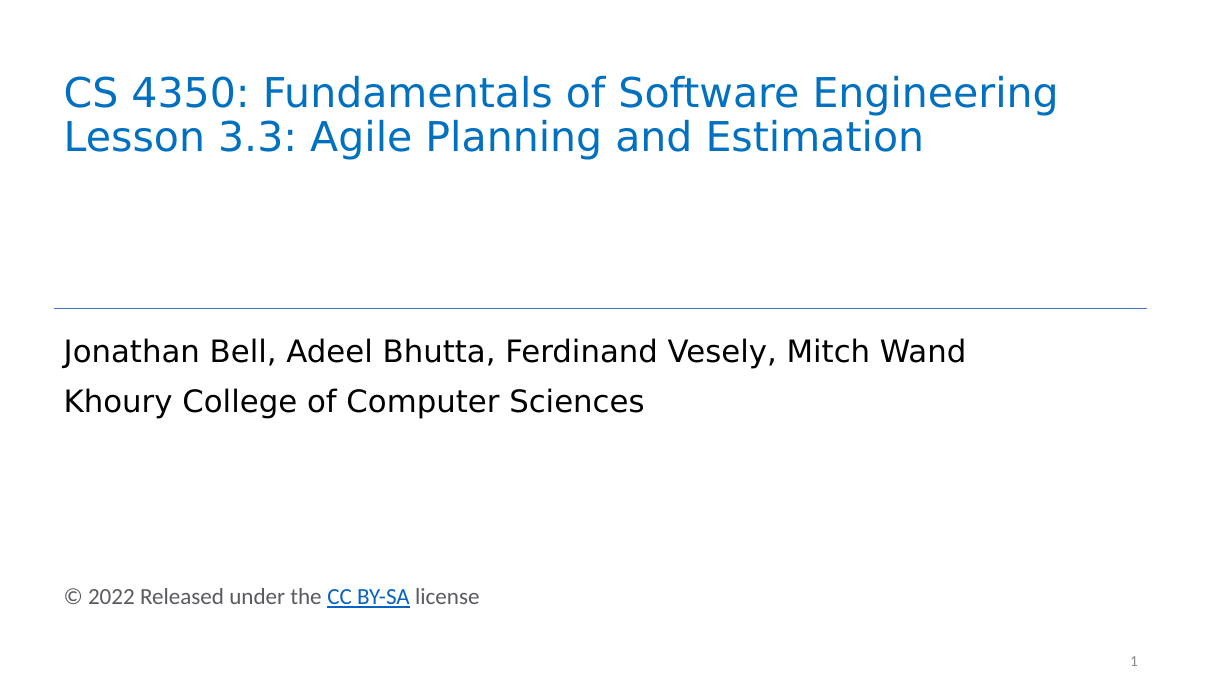
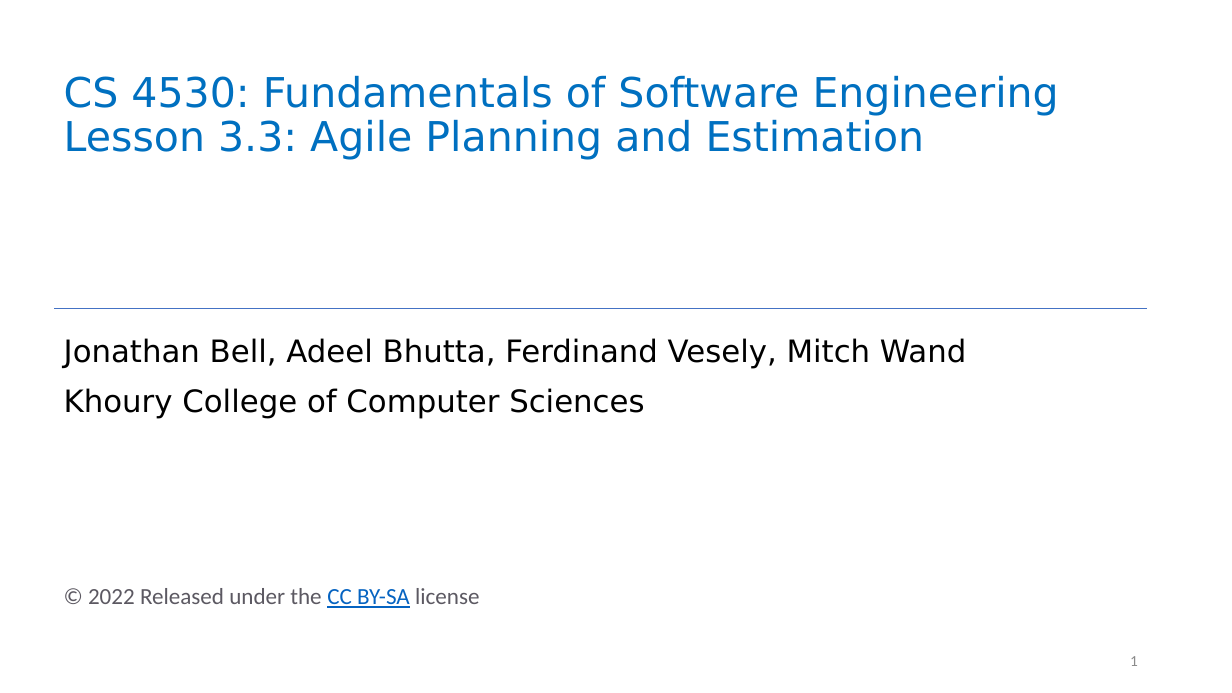
Before and after one commit to neu-se/CS4530-Spring-2022, a slide deck: slide 1 of Slides/Lesson 3.3 Agile Planning and Estimation.pptx. Drawn at 1232x693 pixels with LibreOffice and Linux fonts; fonts in the diff are those of the drawing. Boxes give left, top, right and bottom in pixels: in the first picture for what was removed or moved away, otherwise in the second. Text is boxed around its words. In the diff, an @@ line names an element or a change of style, - is before the commit and + after.

```diff
--- a/Slides/Lesson 3.3 Agile Planning and Estimation.pptx
+++ b/Slides/Lesson 3.3 Agile Planning and Estimation.pptx
@@ title at (64, 75, 1059, 160): text changed @@
-CS 4350: Fundamentals of Software Engineering
-Lesson 3.3: Agile Planning and Estimation
+CS 4530: Fundamentals of Software Engineering
+Lesson 3.3: Agile Planning and Estimation
```
Also in this commit, not shown: 24 other files.
